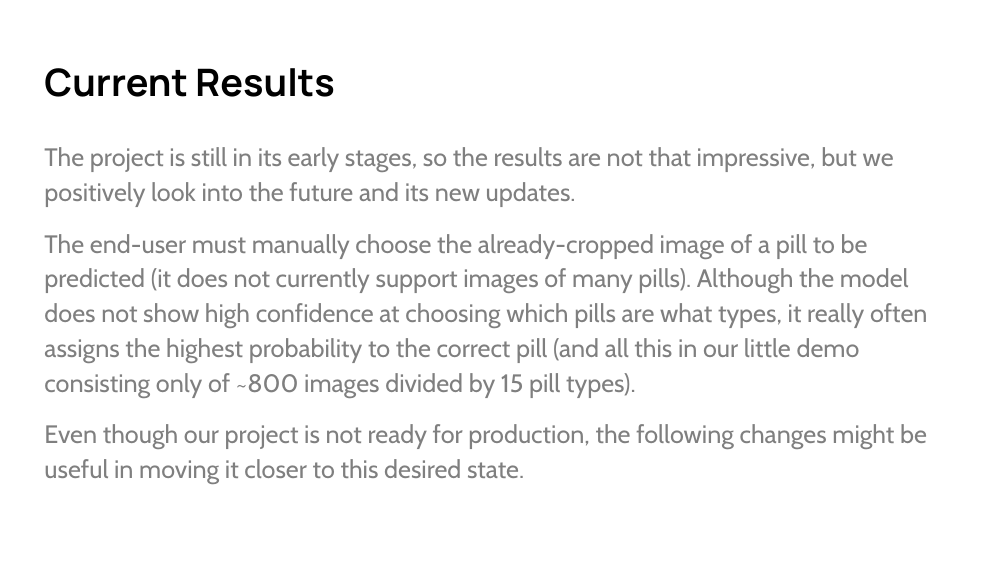
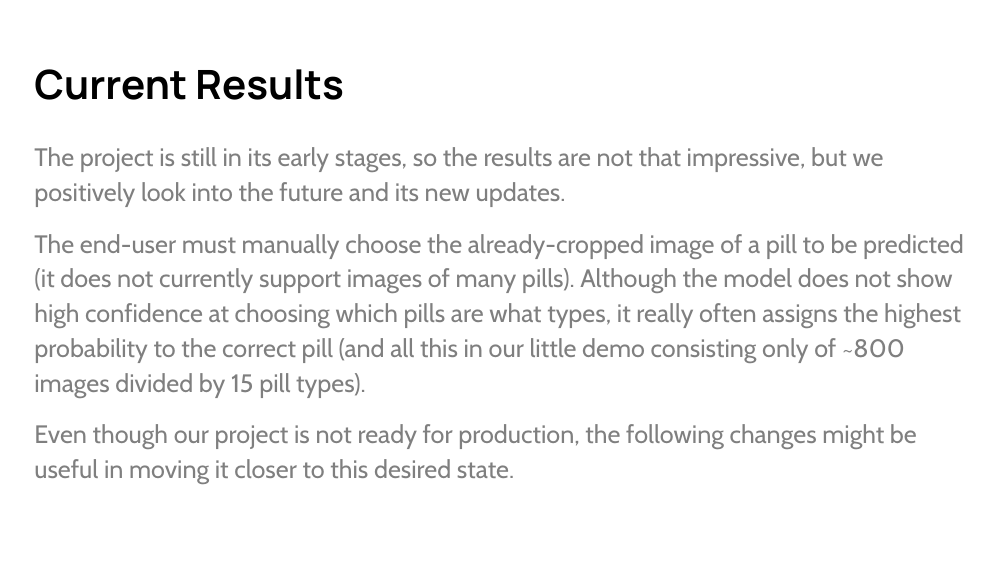
Before and after one commit to sus-pills/ai4youth-sus, a slide deck: slide 5 of contest/SUS_Pills.pptx. Drawn at 1008x567 pixels with LibreOffice and Linux fonts; fonts in the diff are those of the drawing. Boxes give left, top, right and bottom in pixels: in the first picture for what was removed or moved away, otherwise in the second. Text is boxed around its words. In the diff, an @@ line names an element or a change of style, - is before the commit and + after.

Commit message:
unfinished finished project

```diff
--- a/contest/SUS_Pills.pptx
+++ b/contest/SUS_Pills.pptx
@@ title "Current Results" at (34,69,343,100): size 27 to 28.8 pt @@
@@ text "The project is still in ..." rewrapped from (44,147,927,484) to (34,147,964,484) @@
```
Also in this commit, not shown: 5 other slides changed, 6 other files.
